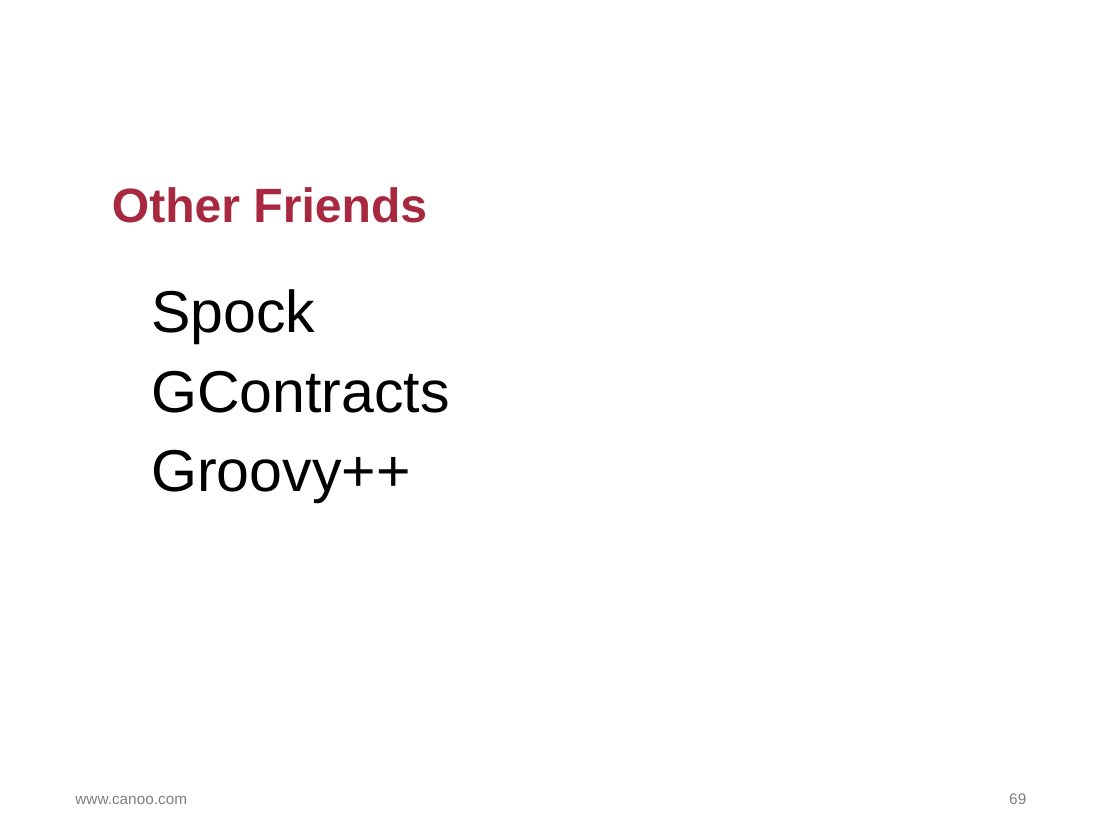
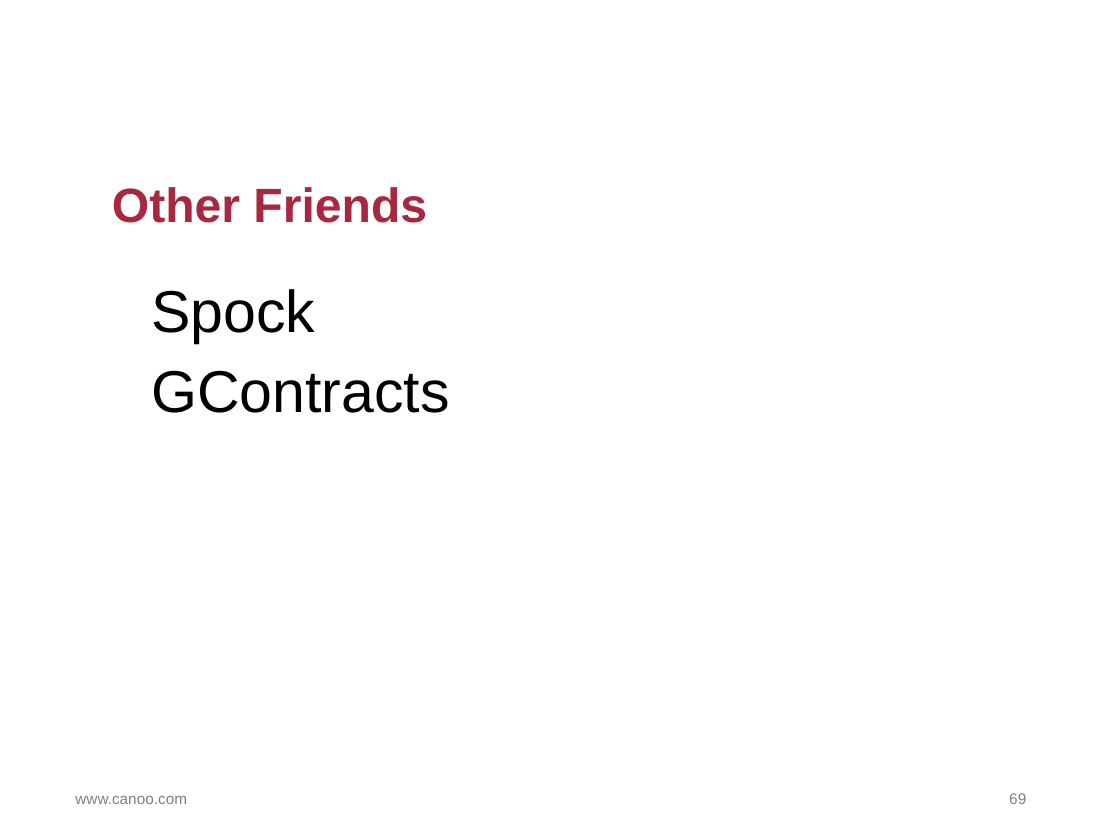
Before and after one commit to HamletDRC/presentations, a slide deck: slide 69 of asttransformations/GroovyAstTransformations_Greach.odp. Drawn at 1120x840 pixels with LibreOffice and Linux fonts; fonts in the diff are those of the drawing; background and template pictures are left out. Boxes give left, top, right and bottom in pixels: in the first picture for what was removed or moved away, otherwise in the second. Text is boxed around its words. In the diff, an @@ line names an element or a change of style, - is before the commit and + after.

```diff
--- a/asttransformations/GroovyAstTransformations_Greach.odp
+++ b/asttransformations/GroovyAstTransformations_Greach.odp
@@ text at (151, 449, 410, 502): paragraph removed @@
-Groovy++
```
Also in this commit, not shown: 5 other slides changed, 3 other files.
